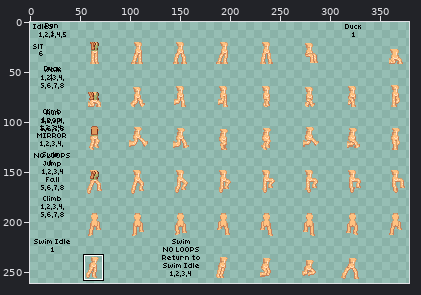
File history of a pixel-art file, items/armors/alseid/alseid-outfit1/outfit1.ase. Above, an overview of the earlier version with the close-up marked.
Close-up. Old version:
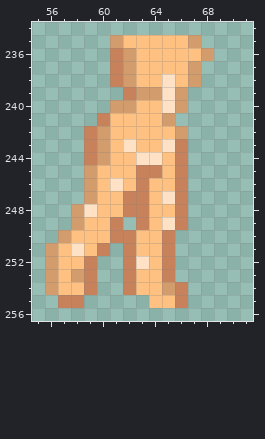
387x301 pixels, 1 frame. Shown: x 55..71, y 234..256. The wide view leaves out empty margins. The commit also changed other parts of the picture, which this record leaves out.
After the commit:
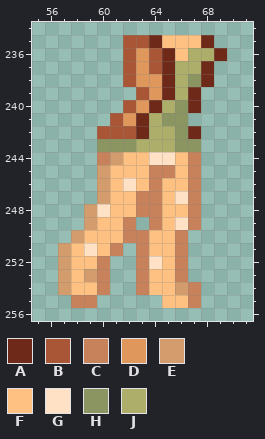
Palette (. is transparent): A #6f2919  B #a85636  C #c7815b  D #e0975c  E #d39c6c  F #ffc181  G #ffe2c5  H #8b9562  J #acae6a
The exact change:
{"where": "layers \"chestf\", \"greenbody\""}
{"y":235,"x":61,"old":"EFFF","new":".BBA"}
{"y":235,"x":67,"old":"E.","new":"FA"}
{"y":236,"x":61,"old":"CEFFF","new":".BDBA"}
{"y":236,"x":67,"old":"FE.","new":"JJA"}
{"y":237,"x":61,"old":"CEFFFFE.","new":".BDBAJJA"}
{"y":238,"x":61,"old":"CEFFGFE.","new":".BDDAJHA"}
{"y":239,"x":62,"old":"CEEGE.","new":".BDAJA"}
{"y":240,"x":61,"old":"EEFFGE.","new":".BDAJHA"}
{"y":241,"x":60,"old":"CFFFFE.","new":".BDAJHH"}
{"y":242,"x":59,"old":"CEFFFFFE.","new":".BBBAJJHA"}
{"y":243,"x":59,"old":"CEFGFFGC.","new":".HHHJJJHH"}
{"y":244,"x":59,"old":"CEF","new":".CE"}
{"y":244,"x":63,"old":"G","new":"F"}
{"y":244,"x":65,"old":"FC.","new":"GFC"}
{"y":245,"x":59,"old":"EF","new":".E"}
{"y":245,"x":63,"old":"C","new":"F"}
{"y":245,"x":65,"old":"FC.","new":"CFC"}
{"y":246,"x":59,"old":"EFGFCF","new":".EFGFC"}
{"y":246,"x":66,"old":"C.","new":"FC"}
{"y":247,"x":59,"old":"EF","new":".E"}
{"y":247,"x":62,"old":"C","new":"F"}
{"y":247,"x":64,"old":"FGC.","new":"CFGC"}
{"y":248,"x":58,"old":"EGF","new":".EG"}
{"y":248,"x":62,"old":"C","new":"F"}
{"y":248,"x":64,"old":"F","new":"C"}
{"y":248,"x":66,"old":"C.","new":"FC"}
{"y":249,"x":58,"old":"EF","new":".E"}
{"y":249,"x":61,"old":"C.CFGC.","new":"FC.CFGC"}
{"y":250,"x":57,"old":"EF","new":".E"}
{"y":250,"x":61,"old":"C","new":"F"}
{"y":250,"x":63,"old":"F","new":"C"}
{"y":250,"x":65,"old":"C.","new":"FC"}
{"y":251,"x":56,"old":"EFGFC.CF","new":".EFGFC.C"}
{"y":251,"x":65,"old":"C.","new":"FC"}
{"y":252,"x":56,"old":"EF","new":".E"}
{"y":252,"x":59,"old":"C.","new":"FC"}
{"y":252,"x":62,"old":"CGFC.","new":".CGFC"}
{"y":253,"x":56,"old":"EFEC.","new":".EFEC"}
{"y":253,"x":62,"old":"CF","new":".C"}
{"y":253,"x":65,"old":"C.","new":"FC"}
{"y":254,"x":56,"old":"EF","new":".E"}
{"y":254,"x":59,"old":"C.","new":"FC"}
{"y":254,"x":62,"old":"CF","new":".C"}
{"y":254,"x":65,"old":"EC.","new":"FEC"}
{"y":255,"x":57,"old":"C","new":"."}
{"y":255,"x":59,"old":".","new":"C"}
{"y":255,"x":64,"old":"F","new":"."}
{"y":255,"x":66,"old":"C.","new":"FC"}
{"label":"changed","picture_box":[45,35,227,308]}
